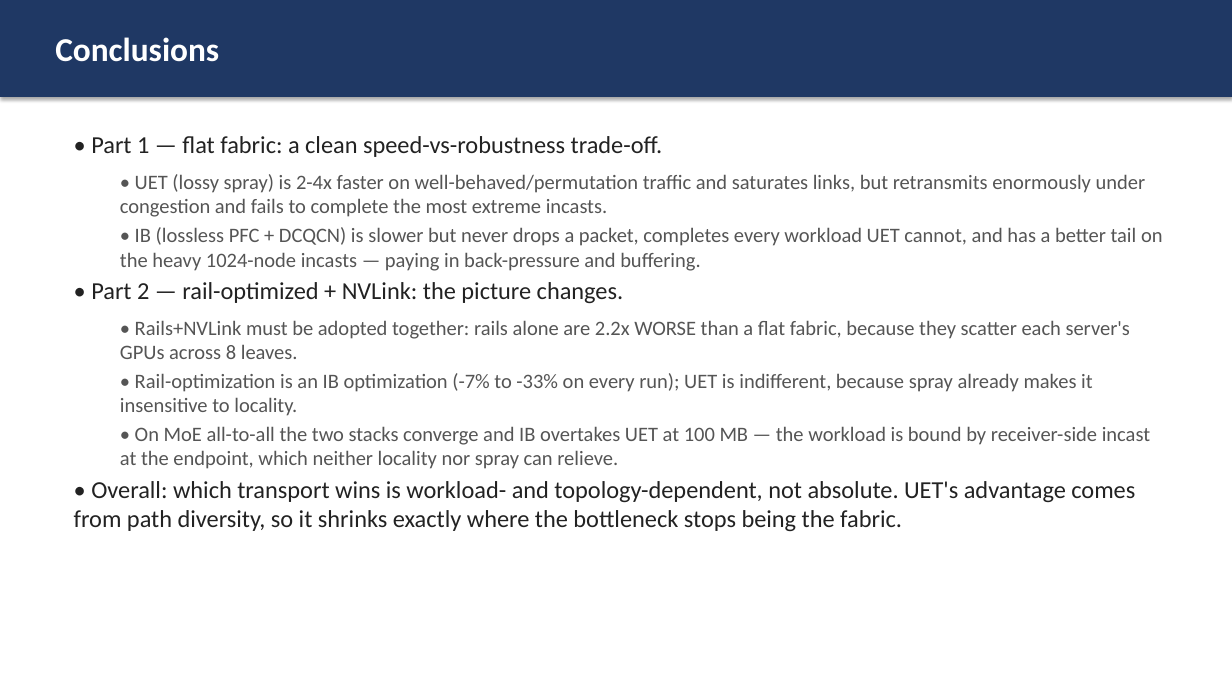
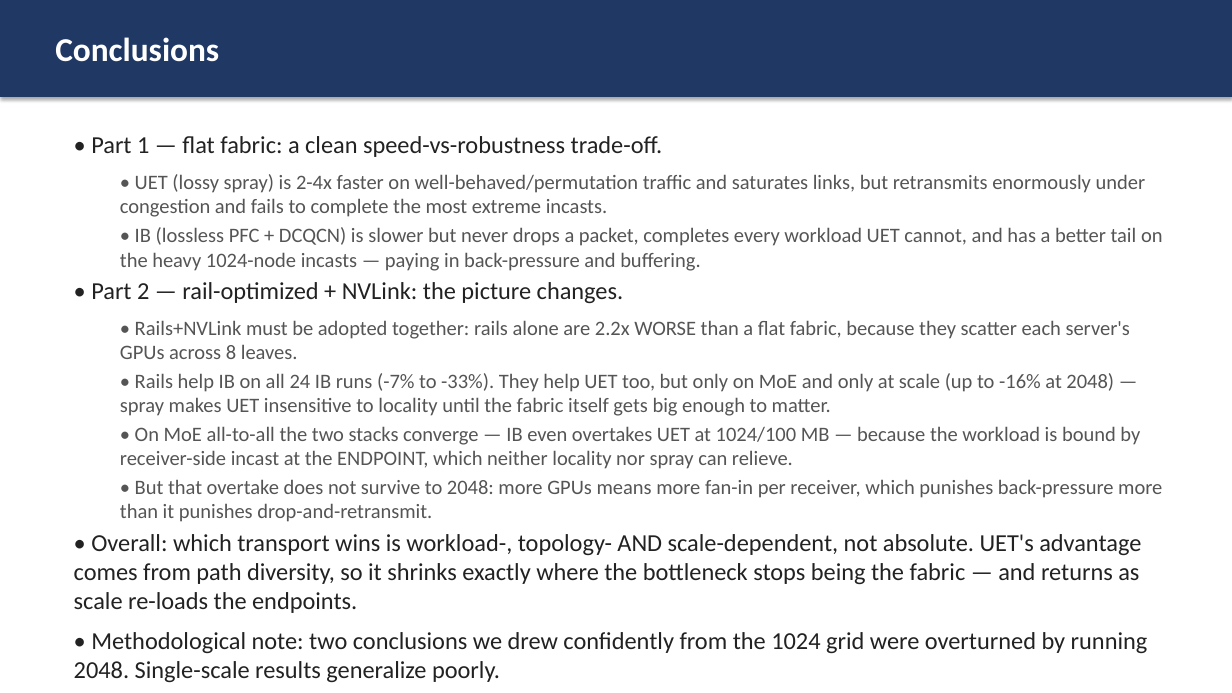
Before and after one commit to Mahmoudzahalka/HTSIM, a slide deck: slide 34 of htsim/sim/datacenter/experiments/runs/IB_vs_UET_presentation.pptx (slide 32 before the commit). Drawn at 1232x693 pixels with LibreOffice and Linux fonts; fonts in the diff are those of the drawing. Boxes give left, top, right and bottom in pixels: in the first picture for what was removed or moved away, otherwise in the second. Text is boxed around its words. In the diff, an @@ line names an element or a change of style, - is before the commit and + after.

Commit message:
Rail study complete: 48/48 runs, fold in the 3 big-box results
The three MoE/2048/100MB cells (ib.rail, ib.flat, uet.flat) came back clean from
the larger-memory machine -- all flows finished, zero lossless overflow. Grid is
now 48/48 ok.

Reassembled results_rail.csv / utilization_rail.csv (48 rows each).

make_graphs_rail.py: g() matched only (workload,size,stack,topology) and returned
the first hit, so once 2048 rows were appended it silently plotted the 1024 row
every time -- half the grid was missing from every figure. Added an explicit node
count and split all figures by scale; new fig4 carries the IB/UET ratio.

The 2048 data overturns two conclusions drawn from the 1024-only grid:
  - "UET is indifferent to rails" holds for all-reduce but NOT for MoE, where
    UET's rail benefit grows with scale to -16% at 2048/100MB.
  - IB's 11% MoE win at 1024/100MB (0.89x) does not survive scaling: 1.31x at 2048.
Rail locality still leaves UET's retransmits unchanged (0.3-2.9%) even where it
cuts makespan 16%, which is the clearest evidence yet that MoE is endpoint-bound.

Updated §8 of DESIGN_AND_VALIDATION.md, §7 of IB_vs_UET_COMPARISON.md, and the
deck (34 -> 36 slides). RUN_ON_BIGGER_BOX.md marked done, kept as the repro record.

```diff
--- a/htsim/sim/datacenter/experiments/runs/IB_vs_UET_presentation.pptx
+++ b/htsim/sim/datacenter/experiments/runs/IB_vs_UET_presentation.pptx
@@ text at (x1=74, y1=373, x2=1162, y2=653): text changed @@
-  • Rail-optimization is an IB optimization (-7% to -33% on every run); UET is indifferent, because spray already makes it insensitive to locality.
-  • On MoE all-to-all the two stacks converge and IB overtakes UET at 100 MB — the workload is bound by receiver-side incast at the endpoint, which neither locality nor spray can relieve.
-• Overall: which transport wins is workload- and topology-dependent, not absolute. UET's advantage comes from path diversity, so it shrinks exactly where the bottleneck stops being the fabric.
+  • Rails help IB on all 24 IB runs (-7% to -33%). They help UET too, but only on MoE and only at scale (up to -16% at 2048) — spray makes UET insensitive to locality until the fabric itself gets big enough to matter.
+  • On MoE all-to-all the two stacks converge — IB even overtakes UET at 1024/100 MB — because the workload is bound by receiver-side incast at the ENDPOINT, which neither locality nor spray can relieve.
+  • But that overtake does not survive to 2048: more GPUs means more fan-in per receiver, which punishes back-pressure more than it punishes drop-and-retransmit.
+• Overall: which transport wins is workload-, topology- AND scale-dependent, not absolute. UET's advantage comes from path diversity, so it shrinks exactly where the bottleneck stops being the fabric — and returns as scale re-loads the endpoints.
+• Methodological note: two conclusions we drew confidently from the 1024 grid were overturned by running 2048. Single-scale results generalize poorly.
```
Also in this commit, not shown: 5 other slides changed, 3 slides added, 1 slide removed, 12 other files.
